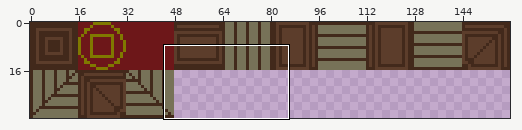
File history of a sprite sheet, LostMinds/res/tiles.png. Above, an overview of the earlier version with the close-up marked.
Close-up. As it was:
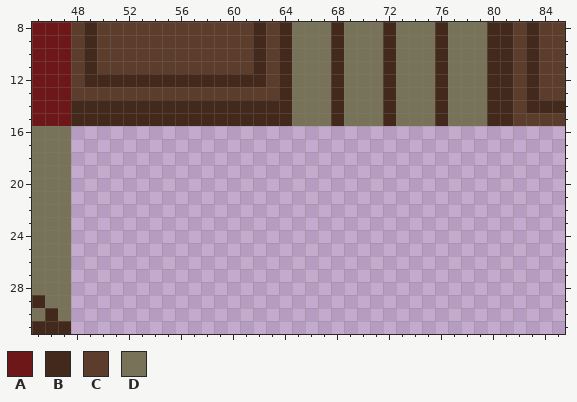
The file is 160x32 pixels. Shown: x 45..85, y 8..31.
Palette (. is transparent): A #6d1719  B #42291b  C #5c3d2b  D #777258
Pixels before, first column x 45:
 8 AAACBCCCCCCCCCCCCBCBDDDBDDDBDDDBDDDBBCBCC
 9 AAACBCCCCCCCCCCCCBCBDDDBDDDBDDDBDDDBBCBCC
10 AAACBCCCCCCCCCCCCBCBDDDBDDDBDDDBDDDBBCBCC
11 AAACBCCCCCCCCCCCCBCBDDDBDDDBDDDBDDDBBCBCC
12 AAACBBBBBBBBBBBBBBCBDDDBDDDBDDDBDDDBBCBCC
13 AAACCCCCCCCCCCCCCCCBDDDBDDDBDDDBDDDBBCBCC
14 AAABBBBBBBBBBBBBBBBBDDDBDDDBDDDBDDDBBCBBB
15 AAABBBBBBBBBBBBBBBBBDDDBDDDBDDDBDDDBBCCCC
16 DDD......................................
17 DDD......................................
18 DDD......................................
19 DDD......................................
20 DDD......................................
21 DDD......................................
22 DDD......................................
23 DDD......................................
24 DDD......................................
25 DDD......................................
26 DDD......................................
27 DDD......................................
28 DDD......................................
29 BDD......................................
30 DBD......................................
31 BBB......................................
The same view after the edit:
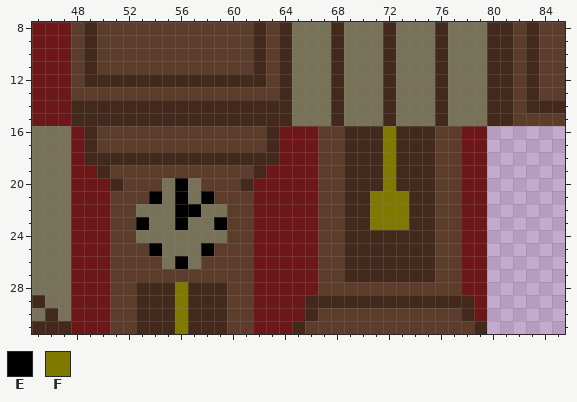
Colours new in this view: E #000000  F #807900
Changes in this commit:
The author put colour A in rows 16 to 18 at x 48, 64 to 66 and 78 to 79; in row 19 at x 48 to 49, 63 to 66 and 78 to 79; in rows 20 to 28 at x 48 to 50, 62 to 66 and 78 to 79; in rows 29 to 30 at x 48 to 50, 62 to 65 and 79; in row 31 at x 48 to 50 and 62 to 64.
The author put colour B in rows 16 to 17 at x 49, 63, 69 to 71 and 73 to 75; in row 18 at x 49 to 63, 69 to 71 and 73 to 75; in row 19 at x 50, 62, 69 to 71 and 73 to 75; in row 20 at x 51, 61, 69 to 71 and 73 to 75; in rows 21 to 23 at x 69 to 70 and 74 to 75; in rows 24 to 27 at x 69 to 75.
The author put colour B in row 28 at x 53 to 55 and 57 to 59; in row 29 at x 53 to 55, 57 to 59 and 66 to 78; in row 30 at x 53 to 55, 57 to 59, 66 and 78; in row 31 at x 53 to 55, 57 to 59, 65 and 79.
The author put colour C in rows 16 to 17 at x 50 to 62, 67 to 68 and 76 to 77; in row 18 at x 67 to 68 and 76 to 77; in row 19 at x 51 to 61, 67 to 68 and 76 to 77; in row 20 at x 52 to 54, 58 to 60, 67 to 68 and 76 to 77; in row 21 at x 51 to 53, 59 to 61, 67 to 68 and 76 to 77; in rows 22 to 24 at x 51 to 52, 60 to 61, 67 to 68 and 76 to 77.
The author put colour C in row 25 at x 51 to 53, 59 to 61, 67 to 68 and 76 to 77; in row 26 at x 51 to 54, 58 to 61, 67 to 68 and 76 to 77; in row 27 at x 51 to 61, 67 to 68 and 76 to 77; in row 28 at x 51 to 52, 60 to 61 and 67 to 77; in row 29 at x 51 to 52 and 60 to 61; in row 30 at x 51 to 52, 60 to 61 and 67 to 77.
The author put colour C in row 31 at x 51 to 52, 60 to 61 and 66 to 78.
The author put colour D in rows 20 to 21 at x 55 and 57; in row 22 at x 53 to 55 and 58 to 59; in row 23 at x 54 to 55 and 57 to 58; in row 24 at x 53 to 59; in row 25 at x 55 to 57; in row 26 at x 55 and 57.
The author put colour E in row 20 at x 56; in row 21 at x 54, 56 and 58; in row 22 at x 56 to 57; in row 23 at x 53, 56 and 59; in row 25 at x 54 and 58; in row 26 at x 56.
The author put colour F in rows 16 to 20 at x 72; in rows 21 to 23 at x 71 to 73; in rows 28 to 31 at x 56.
